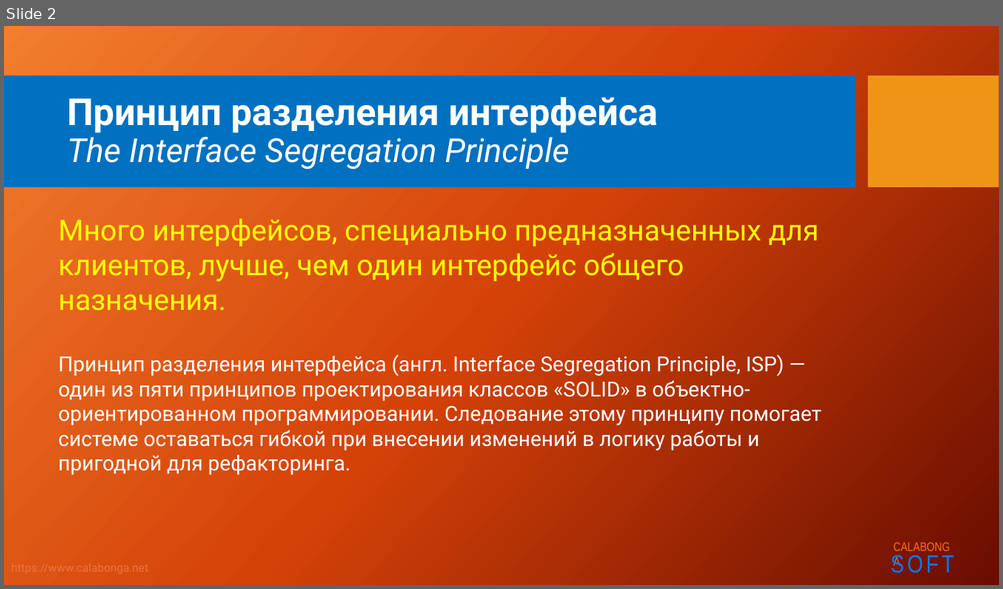
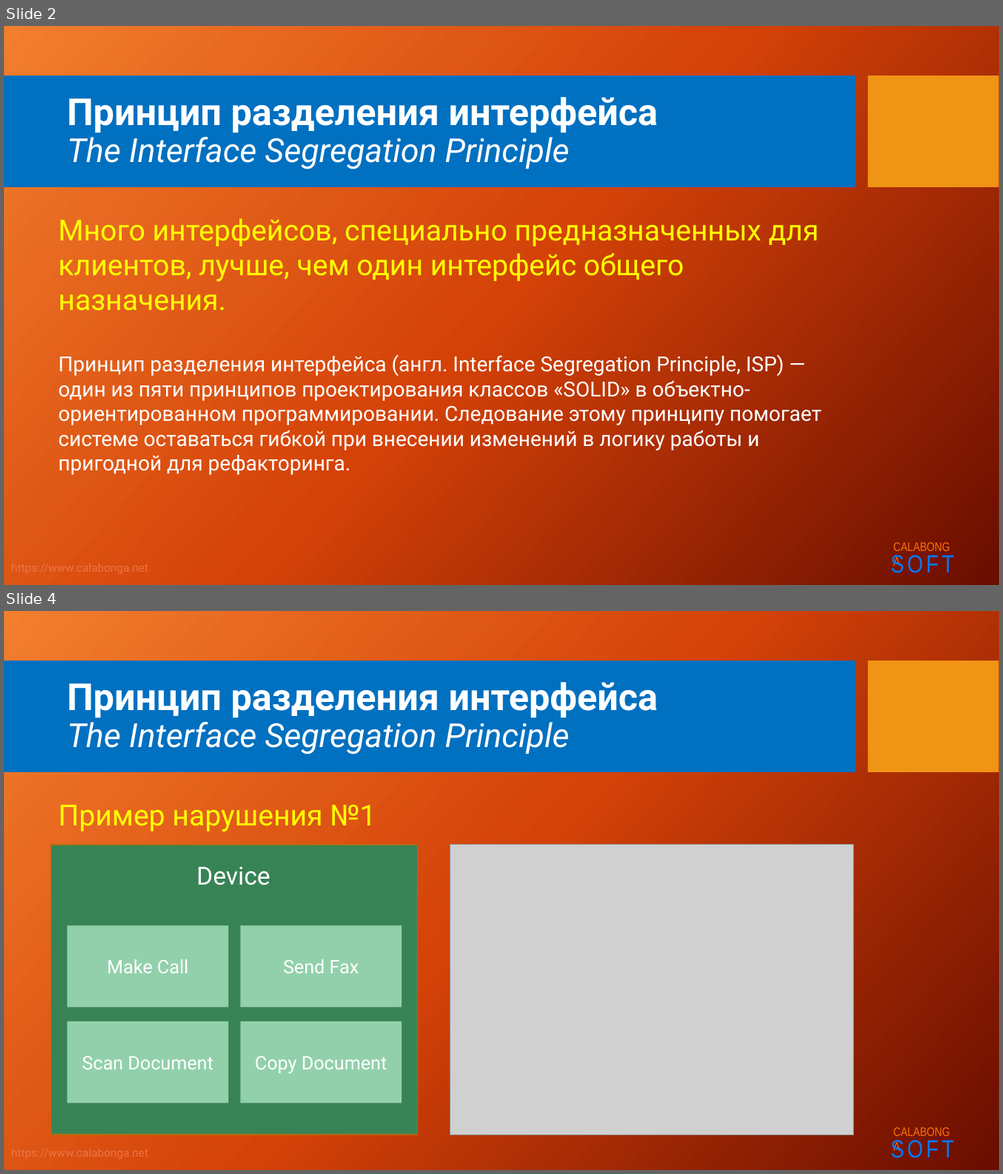
Before and after one commit to Calabonga/SOLID, a slide deck: Powerpoint/4.SOLID_I.pptx. Shown one above the other, each under a label of ours: slide 2 before the commit, slides 2 and 4 after it; the slides between them are not shown. The pictures are 1003x589 and 1003x1174 pixels, drawn with LibreOffice and Linux fonts; fonts in the diff are those of the drawing; grey boxes stand for pictures; background and template pictures are left out. Boxes give left, top, right and bottom in pixels: in the first picture for what was removed or moved away, otherwise in the second. Text is boxed around its words. In the diff, an @@ line names an element or a change of style, - is before the commit and + after.

```diff
--- a/Powerpoint/4.SOLID_I.pptx
+++ b/Powerpoint/4.SOLID_I.pptx
@@ slide 4 added at box(4, 611, 999, 1170), background picture (left out); not listed: 5 template elements that a slide beside it also shows @@
@@ title added at box(67, 682, 658, 755), 32 pt, text #FFFFFF, italic @@
+Принцип разделения интерфейса
+The Interface Segregation Principle
@@ text added at box(58, 805, 375, 832), 28 pt, text #FFFF00 @@
+Пример нарушения №1
@@ picture added at box(450, 845, 854, 1135) @@
@@ group added at box(51, 845, 418, 1135): 5 rectangles, 1 text @@
+Device
+Make Call
+Send Fax
+Scan Document
+Copy Document
```
Also in this commit, not shown: 4 other slides added, 1 other file.
